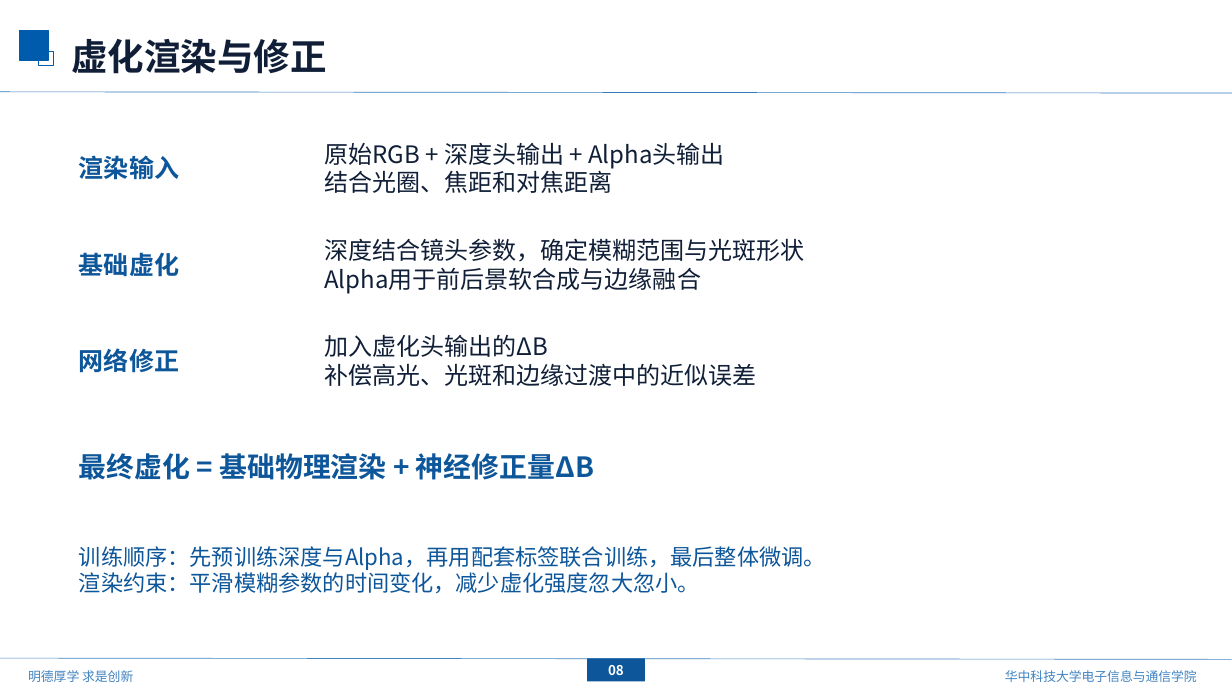
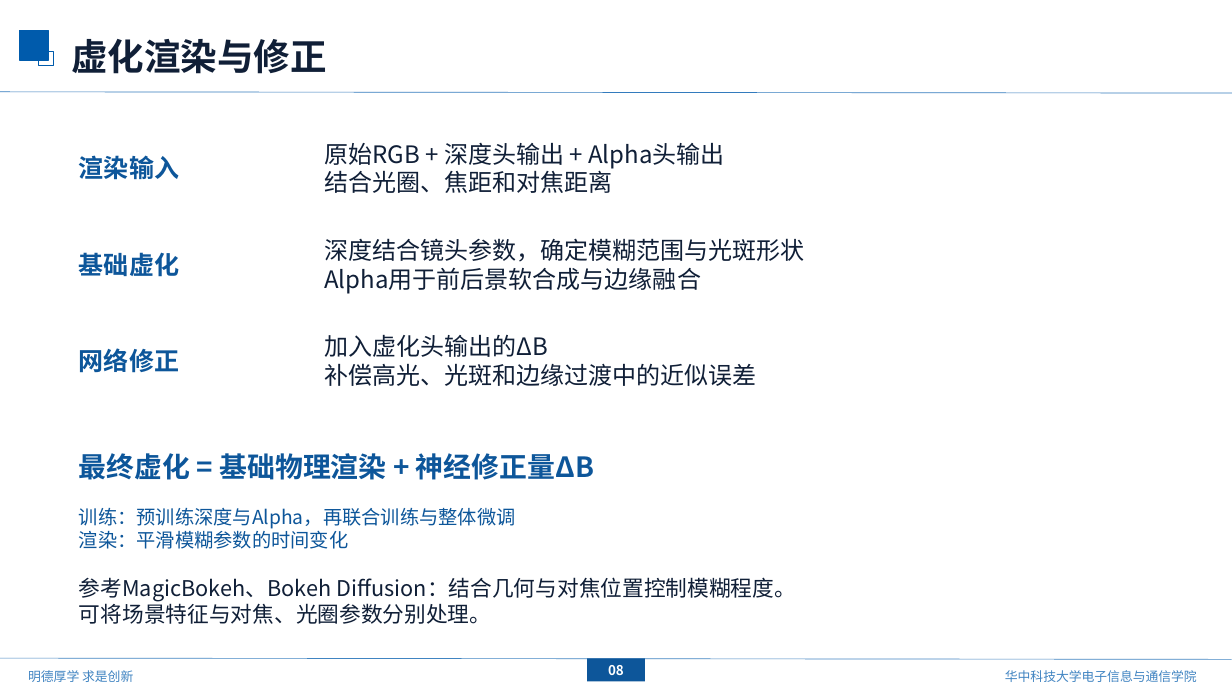
Before and after one commit to mengmcy1/OPPO-depth-guided-video-bokeh, a slide deck: slide 9 of 汇报/2026-09-20_深度引导的视频虚化/深度引导的视频虚化_技术路线_0920.pptx. Drawn at 1232x693 pixels with LibreOffice and Linux fonts; fonts in the diff are those of the drawing; background and template pictures are left out. Boxes give left, top, right and bottom in pixels: in the first picture for what was removed or moved away, otherwise in the second. Text is boxed around its words. In the diff, an @@ line names an element or a change of style, - is before the commit and + after.

```diff
--- a/汇报/2026-09-20_深度引导的视频虚化/深度引导的视频虚化_技术路线_0920.pptx
+++ b/汇报/2026-09-20_深度引导的视频虚化/深度引导的视频虚化_技术路线_0920.pptx
@@ text at [79, 508, 516, 549]: text changed; size 17.2 to 15 pt @@
-训练顺序：先预训练深度与Alpha，再用配套标签联合训练，最后整体微调。
-渲染约束：平滑模糊参数的时间变化，减少虚化强度忽大忽小。
+训练：预训练深度与Alpha，再联合训练与整体微调
+渲染：平滑模糊参数的时间变化
@@ text added at [79, 577, 796, 624], 16.9 pt, text #101F37 @@
+参考MagicBokeh、Bokeh Diffusion：结合几何与对焦位置控制模糊程度。
+可将场景特征与对焦、光圈参数分别处理。
```
Also in this commit, not shown: 5 other slides changed, 1 slide added, 3 other files.
